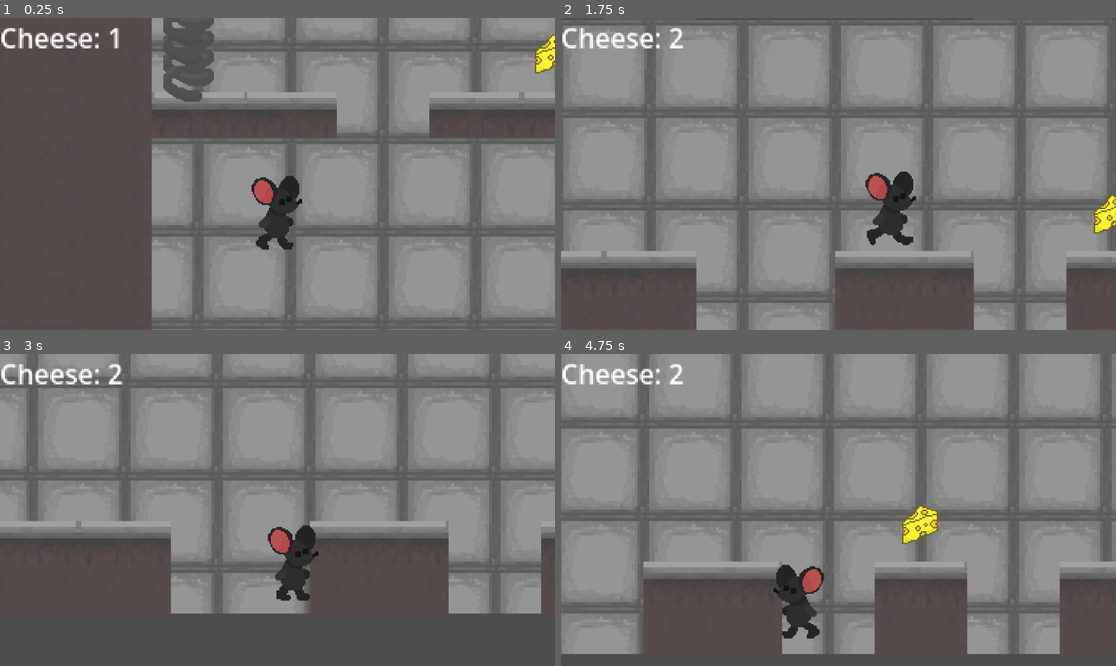
Above: before the commit, frames 1-4 (two rows, left to right).
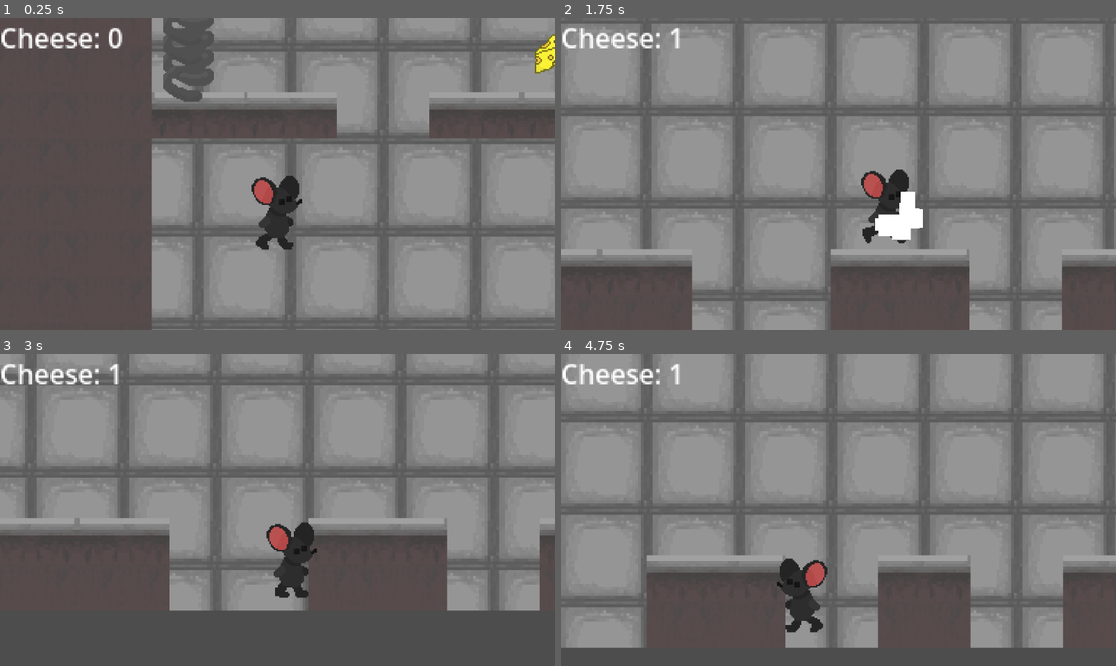
Above: after the commit, the same moments.

Repository: Recsaur/ratjects
Game: Godot game, scene res://scenes/main.tscn
Same seed, same stepped clock (60 frames per second), same inputs: the game is played once before the commit and once after it.
Inputs (mouse positions are in pixels of both pictures, inside the frame that each line leads up to):
- Up to frame 1 (0.25 s): no input
- Up to frame 2 (1.75 s): tap Enter (ui_accept) at 0.5, 0.77, 1.52 s; move the mouse to (960, 158) at 0.52 s; hold D (right) from 0.53 s (still down); tap Alt at 0.6 s; click (960, 158) at 0.67 s; move the mouse to (727, 189) at 1.27 s; tap Shift at 1.35 s
- Up to frame 3 (3 s): move the mouse to (333, 441) at 2.02 s; release D (right) at 2.03 s; hold A (left) 2.03-2.78 s; tap Alt at 2.1 s; move the mouse to (249, 572) at 2.77 s; hold D (right) from 2.78 s (still down); tap Shift at 2.85 s; click (249, 572) at 2.92 s
- Up to frame 4 (4.75 s): tap Enter (ui_accept) at 3.02, 3.77, 4.52 s; move the mouse to (1005, 556) at 3.52 s; tap Alt at 3.6 s; move the mouse to (672, 463) at 4.27 s; release D (right) at 4.28 s; hold A (left) from 4.28 s (still down); tap Shift at 4.35 s

The runs differ from the first frame. In frame 1, 0.1% of the frame differs, in the area x 19-23%, y 3-10%; in frame 2, 9.9%; in frame 3, 5.4%; in frame 4, 15%, in the area x 0-100%, y 0-97%.

Commit message:
Added ending and effects

Diff:
--- a/cheese.gd
+++ b/cheese.gd
@@ -1,6 +1,6 @@
 extends Area2D
 
-
+const fx = preload("res://scenes/fx_control.tscn")
 # Called when the node enters the scene tree for the first time.
 func _ready() -> void:
 	pass # Replace with function body.
@@ -12,6 +12,10 @@
 
 
 func _on_body_entered(body: Node2D) -> void:
+	var collectparticle = fx.instantiate()
 	GameControl.cheese += 1
+	get_parent().add_child(collectparticle)
+	GameControl.emit_signal("Action",10)
+	collectparticle.position = position
 	queue_free()
 	pass # Replace with function body.
--- /dev/null
+++ b/dadasdasd.gd
@@ -0,0 +1,15 @@
+extends Area2D
+
+const end = preload("res://scenes/winner.tscn")
+# Called when the node enters the scene tree for the first time.
+func _ready() -> void:
+	pass # Replace with function body.
+
+
+# Called every frame. 'delta' is the elapsed time since the previous frame.
+func _process(delta: float) -> void:
+	pass
+
+
+func _on_body_entered(body: Node2D) -> void:
+	get_tree().change_scene_to_packed(end)
--- a/game_control.gd
+++ b/game_control.gd
@@ -1,7 +1,7 @@
 extends Node2D
 
 var cheese = 0
-
+signal Action(value : float)
 
 # Called when the node enters the scene tree for the first time.
 func _ready() -> void:
--- /dev/null
+++ b/scenes/bigcheese.tscn
@@ -0,0 +1,19 @@
+[gd_scene format=3 uid="uid://cmhnb1qh8fjny"]
+
+[ext_resource type="Script" uid="uid://c6ajtyd3q5exo" path="res://dadasdasd.gd" id="1_n5672"]
+[ext_resource type="Texture2D" uid="uid://dou2a28mctrd6" path="res://assets/Cheese pixel art-export.png" id="2_c4veo"]
+
+[sub_resource type="RectangleShape2D" id="RectangleShape2D_xi2t1"]
+size = Vector2(29, 31)
+
+[node name="Cheese" type="Area2D" unique_id=1434209547]
+script = ExtResource("1_n5672")
+
+[node name="CollisionShape2D" type="CollisionShape2D" parent="." unique_id=647539958]
+position = Vector2(1.5, -0.5)
+shape = SubResource("RectangleShape2D_xi2t1")
+
+[node name="Sprite2D" type="Sprite2D" parent="." unique_id=1266782679]
+texture = ExtResource("2_c4veo")
+
+[connection signal="body_entered" from="." to="." method="_on_body_entered"]
--- /dev/null
+++ b/scenes/camera_2d.gd
@@ -0,0 +1,32 @@
+extends Camera2D
+@export var RandStrength: float = 5.0
+@export var ShakeFade: float = 5.0
+var OffsetAmt: Vector2 = Vector2(0,0)
+var rng = RandomNumberGenerator.new()
+var ShakeStrength: float = 0.0
+
+# Called when the node enters the scene tree for the first time.
+func _ready() -> void:
+	GameControl.connect("Action", ScreenShake)
+
+
+func _process(delta: float) -> void:
+	if ShakeStrength > 0.0:
+		ShakeStrength = lerpf(ShakeStrength,0,ShakeFade*delta)
+
+		offset = RandOffset()
+
+
+func ScreenShake(value: float):
+	ShakeStrength = value
+	#print("screenshakeing?")
+
+func RandOffset() -> Vector2:
+	OffsetAmt = Vector2(rng.randf_range(-ShakeStrength,ShakeStrength),rng.randf_range(-ShakeStrength,ShakeStrength))
+	OffsetAmt = OffsetAmt.clamp(Vector2.ZERO,Vector2.ONE*28)
+		#print(ShakeStrength* GameController.Consecutive)
+	return OffsetAmt
+
+
+func _on_cheese_timer_timeout() -> void:
+	pass # Replace with function body.
--- /dev/null
+++ b/scenes/fx_control.gd
@@ -0,0 +1,12 @@
+extends GPUParticles2D
+
+
+# Called when the node enters the scene tree for the first time.
+func _ready() -> void:
+	emitting = true
+	pass # Replace with function body.
+
+
+# Called every frame. 'delta' is the elapsed time since the previous frame.
+func _process(delta: float) -> void:
+	pass
--- /dev/null
+++ b/scenes/fx_control.tscn
@@ -0,0 +1,31 @@
+[gd_scene format=3 uid="uid://cd5k0vb1rgsbs"]
+
+[ext_resource type="Texture2D" uid="uid://cxtpy0pex134f" path="res://assets/tiles/tile5.png" id="1_le6rm"]
+[ext_resource type="Script" uid="uid://bhi7cn8jnf6mo" path="res://scenes/fx_control.gd" id="2_8hy5y"]
+
+[sub_resource type="Curve" id="Curve_8hy5y"]
+_data = [Vector2(0, 1), 0.0, 0.0, 0, 0, Vector2(1, 0), 0.0, 0.0, 0, 0]
+point_count = 2
+
+[sub_resource type="CurveTexture" id="CurveTexture_yo6up"]
+curve = SubResource("Curve_8hy5y")
+
+[sub_resource type="ParticleProcessMaterial" id="ParticleProcessMaterial_n6awc"]
+particle_flag_disable_z = true
+spread = 180.0
+initial_velocity_min = 273.68
+initial_velocity_max = 489.47
+gravity = Vector3(0, 98, 0)
+scale_min = 0.25
+scale_max = 0.5
+scale_curve = SubResource("CurveTexture_yo6up")
+
+[node name="FXControl" type="GPUParticles2D" unique_id=280902014]
+modulate = Color(18.892157, 18.892157, 18.892157, 1)
+scale = Vector2(0.42336786, 0.42336786)
+emitting = false
+texture = ExtResource("1_le6rm")
+one_shot = true
+explosiveness = 1.0
+process_material = SubResource("ParticleProcessMaterial_n6awc")
+script = ExtResource("2_8hy5y")
--- a/scenes/main.tscn
+++ b/scenes/main.tscn
@@ -9,6 +9,7 @@
 [ext_resource type="Texture2D" uid="uid://cxtpy0pex134f" path="res://assets/tiles/tile5.png" id="5_ya4ey"]
 [ext_resource type="PackedScene" uid="uid://4pu8sbatxtof" path="res://scenes/cheese.tscn" id="8_tipki"]
 [ext_resource type="PackedScene" uid="uid://djgm0sj815lh0" path="res://scenes/boing.tscn" id="9_85g3d"]
+[ext_resource type="PackedScene" uid="uid://cmhnb1qh8fjny" path="res://scenes/bigcheese.tscn" id="10_choun"]
 
 [sub_resource type="RectangleShape2D" id="RectangleShape2D_sgp6g"]
 size = Vector2(1173, 20)
@@ -111,9 +112,6 @@
 [node name="Cheese" parent="Cheesesss" unique_id=1434209547 instance=ExtResource("8_tipki")]
 position = Vector2(338, 551)
 
-[node name="Cheese2" parent="Cheesesss" unique_id=1971371628 instance=ExtResource("8_tipki")]
-position = Vector2(483, 551)
-
 [node name="Cheese3" parent="Cheesesss" unique_id=576257020 instance=ExtResource("8_tipki")]
 position = Vector2(767, 551)
 
@@ -138,12 +136,27 @@
 [node name="Cheese10" parent="Cheesesss" unique_id=1861685632 instance=ExtResource("8_tipki")]
 position = Vector2(30, 174)
 
-[node name="Cheese11" parent="Cheesesss" unique_id=1602116855 instance=ExtResource("8_tipki")]
-position = Vector2(1033, 125)
-scale = Vector2(5.041246, 5.041246)
+[node name="Cheese12" parent="Cheesesss" unique_id=1203775886 instance=ExtResource("8_tipki")]
+position = Vector2(1100, 490)
+
+[node name="Cheese13" parent="Cheesesss" unique_id=287193453 instance=ExtResource("8_tipki")]
+position = Vector2(1100, 444)
+
+[node name="Cheese14" parent="Cheesesss" unique_id=1044975933 instance=ExtResource("8_tipki")]
+position = Vector2(1100, 304)
+
+[node name="Cheese15" parent="Cheesesss" unique_id=1663890613 instance=ExtResource("8_tipki")]
+position = Vector2(1100, 400)
+
+[node name="Cheese16" parent="Cheesesss" unique_id=827707564 instance=ExtResource("8_tipki")]
+position = Vector2(1100, 354)
 
 [node name="boing" parent="." unique_id=946826172 instance=ExtResource("9_85g3d")]
 position = Vector2(1102, 542)
 
 [node name="boing2" parent="." unique_id=246246913 instance=ExtResource("9_85g3d")]
 position = Vector2(32, 352)
+
+[node name="Cheese" parent="." unique_id=117457750 instance=ExtResource("10_choun")]
+position = Vector2(1013, 117)
+scale = Vector2(4.535611, 4.535611)
--- a/scenes/rat.tscn
+++ b/scenes/rat.tscn
@@ -16,6 +16,7 @@
 [ext_resource type="Texture2D" uid="uid://c2631jyex6dj1" path="res://assets/walk/walkmouse7.png" id="14_x00o1"]
 [ext_resource type="Texture2D" uid="uid://bq4jgd08o711p" path="res://assets/walk/walkmouse8.png" id="15_lc5fw"]
 [ext_resource type="Texture2D" uid="uid://c6d2lkoeiqpj3" path="res://assets/walk/walkmouse9.png" id="16_q32c2"]
+[ext_resource type="Script" uid="uid://bikwifo6qpo5d" path="res://scenes/camera_2d.gd" id="17_nkgqy"]
 
 [sub_resource type="CapsuleShape2D" id="CapsuleShape2D_u8fq5"]
 radius = 11.0
@@ -130,6 +131,7 @@
 position = Vector2(0, -17)
 zoom = Vector2(3, 3)
 position_smoothing_enabled = true
+script = ExtResource("17_nkgqy")
 
 [node name="CanvasLayer" type="CanvasLayer" parent="." unique_id=79524804]
 layer = 10
--- /dev/null
+++ b/scenes/winner.tscn
@@ -0,0 +1,16 @@
+[gd_scene format=3 uid="uid://c457vvkilvstc"]
+
+[ext_resource type="Texture2D" uid="uid://b01apxrussrmv" path="res://assets/backck.png" id="1_0fqbm"]
+[ext_resource type="Texture2D" uid="uid://bucqdlr60nsud" path="res://assets/eatche.png" id="2_6vg2h"]
+
+[node name="winner" type="Node2D" unique_id=1712391742]
+
+[node name="Backck" type="Sprite2D" parent="." unique_id=811247879]
+position = Vector2(578.99994, 324.5)
+scale = Vector2(22.181818, 18.48718)
+texture = ExtResource("1_0fqbm")
+
+[node name="Eatche" type="Sprite2D" parent="." unique_id=551673747]
+position = Vector2(576.00006, 327)
+scale = Vector2(3.822989, 3.822989)
+texture = ExtResource("2_6vg2h")
Binary file added: assets/backck.png
Not shown, added: assets/backck.png.import
Binary file added: assets/eatche.png
Not shown, added: assets/eatche.png.import
Not shown, added: dadasdasd.gd.uid
Not shown, added: export_presets.cfg
Not shown, added: scenes/camera_2d.gd.uid
Not shown, added: scenes/fx_control.gd.uid
Not shown, added: builds/index.apple-touch-icon.png
Not shown, added: builds/index.audio.position.worklet.js
Not shown, added: builds/index.audio.worklet.js
Not shown, added: builds/index.html
(and 5 more such lines)
